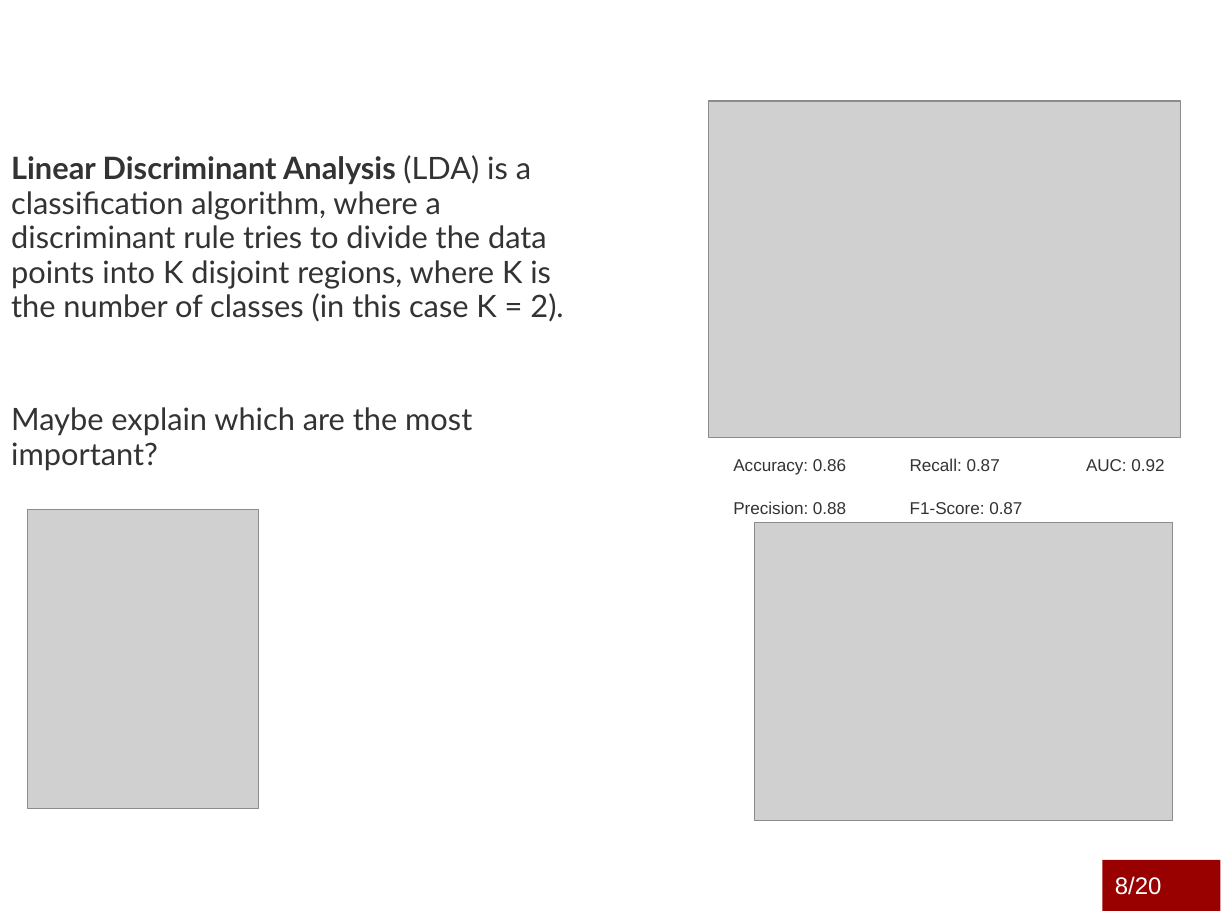
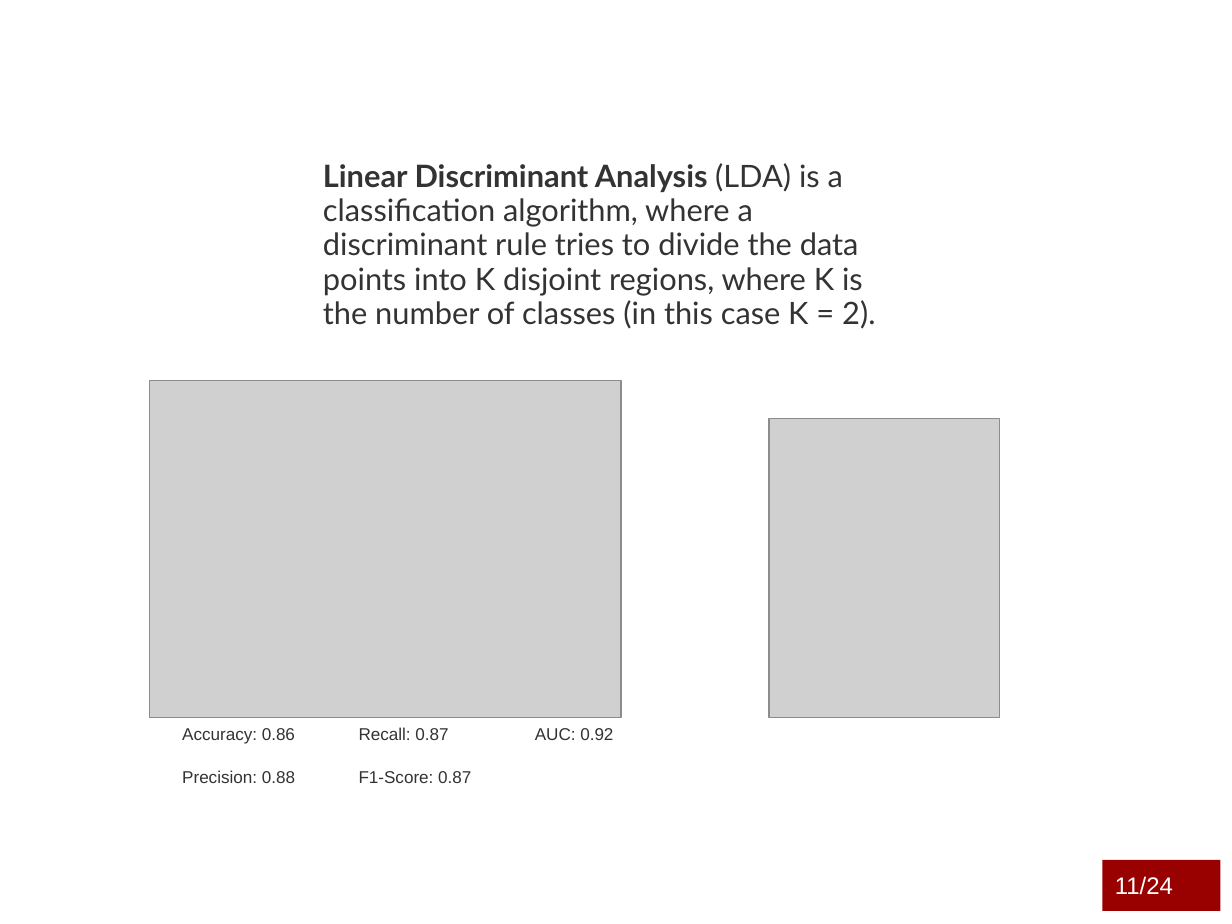
Before and after one commit to marcouderzo/CoronaryHeartDisease-Prediction, a slide deck: slide 12 of slides.pptx (slide 9 before the commit). Drawn at 1232x924 pixels with LibreOffice and Linux fonts; fonts in the diff are those of the drawing; grey boxes stand for pictures; background and template pictures are left out. Boxes give left, top, right and bottom in pixels: in the first picture for what was removed or moved away, otherwise in the second. Text is boxed around its words. In the diff, an @@ line names an element or a change of style, - is before the commit and + after.

```diff
--- a/slides.pptx
+++ b/slides.pptx
@@ text "Linear Discriminant Analysis (LDA) is ...": place and size @@
-text "Linear Discriminant Analysis (LDA) is ..." at [11,155,563,471]
+text "Linear Discriminant Analysis (LDA) is ..." at [323,163,875,329]
@@ picture: place and size @@
-picture at [708,101,1180,437]
+picture at [149,381,621,717]
@@ text at [11,407,472,471]: paragraph removed @@
-Maybe explain which are the most important?
@@ picture: place and size @@
-picture at [28,510,259,808]
+picture at [769,419,999,717]
@@ picture removed at [754,522,1172,821] @@
@@ text "Accuracy: 0.86": place and size @@
-text "Accuracy: 0.86" at [733,459,1164,514]
+text "Accuracy: 0.86" at [182,728,613,783]
@@ page number at [1112,890,1151,895]: text changed @@
-9/10
+12/10
@@ text in rectangle at [1115,876,1173,895]: text changed @@
-8/20
+11/24
```
Also in this commit, not shown: 18 other slides changed, 5 slides added, 1 slide removed, 1 other file.
